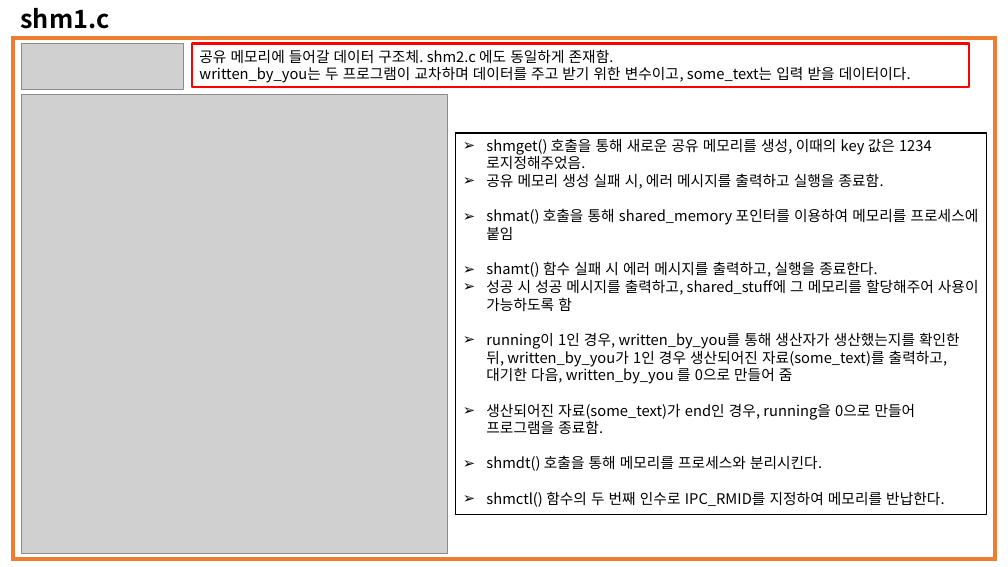
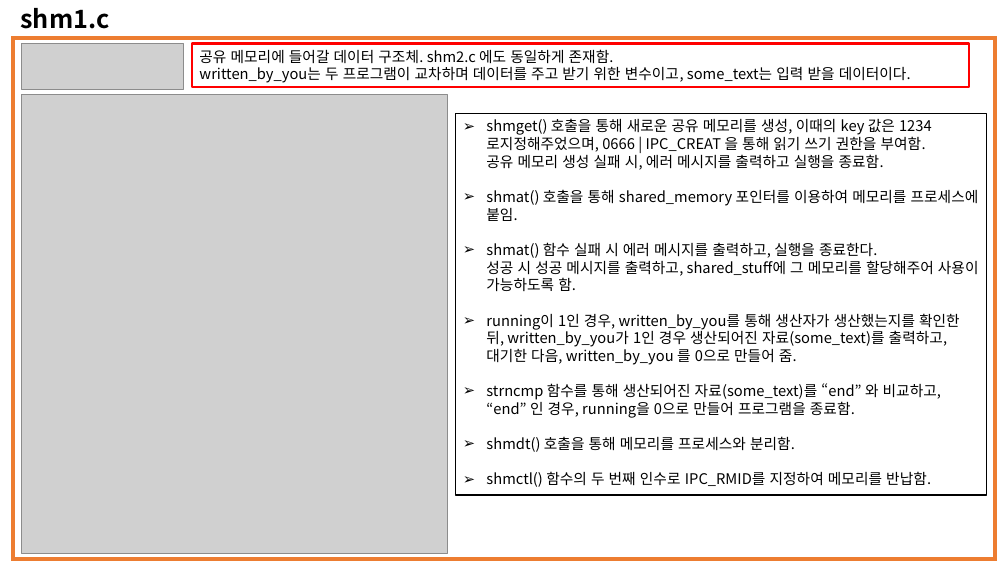
Before and after one commit to dudghks97/OS, a slide deck: slide 9 of 2016305078_최영환_os_report_03.pptx. Drawn at 1008x567 pixels with LibreOffice and Linux fonts; fonts in the diff are those of the drawing; grey boxes stand for pictures. Boxes give left, top, right and bottom in pixels: in the first picture for what was removed or moved away, otherwise in the second. Text is boxed around its words. In the diff, an @@ line names an element or a change of style, - is before the commit and + after.

```diff
--- a/2016305078_최영환_os_report_03.pptx
+++ b/2016305078_최영환_os_report_03.pptx
@@ rectangle "shmget() 호출을 통해 새로운 공유 ...": place and size @@
-rectangle "shmget() 호출을 통해 새로운 공유 ..." at bbox=[455, 133, 987, 515]
+rectangle "shmget() 호출을 통해 새로운 공유 ..." at bbox=[455, 113, 987, 495]
@@ text in rectangle at bbox=[486, 119, 979, 487]: text changed @@
-➢ shmget() 호출을 통해 새로운 공유 메모리를 생성, 이때의 key 값은 1234로지정해주었음.
-➢ 공유 메모리 생성 실패 시, 에러 메시지를 출력하고 실행을 종료함.
-➢ shmat() 호출을 통해 shared_memory 포인터를 이용하여 메모리를 프로세스에 붙임
-➢ shamt() 함수 실패 시 에러 메시지를 출력하고, 실행을 종료한다.
-➢ 성공 시 성공 메시지를 출력하고, shared_stuff에 그 메모리를 할당해주어 사용이 가능하도록 함
-➢ running이 1인 경우, written_by_you를 통해 생산자가 생산했는지를 확인한 뒤, written_by_you가 1인 경우 생산되어진 자료(some_text)를 출력하고, 대기한 다음, written_by_you 를 0으로 만들어 줌
-➢ 생산되어진 자료(some_text)가 end인 경우, running을 0으로 만들어 프로그램을 종료함.
-➢ shmdt() 호출을 통해 메모리를 프로세스와 분리시킨다.
-➢ shmctl() 함수의 두 번째 인수로 IPC_RMID를 지정하여 메모리를 반납한다.
+➢ shmget() 호출을 통해 새로운 공유 메모리를 생성, 이때의 key 값은 1234로지정해주었으며, 0666 | IPC_CREAT 을 통해 읽기 쓰기 권한을 부여함.
+  공유 메모리 생성 실패 시, 에러 메시지를 출력하고 실행을 종료함.
+➢ shmat() 호출을 통해 shared_memory 포인터를 이용하여 메모리를 프로세스에 붙임.
+➢ shmat() 함수 실패 시 에러 메시지를 출력하고, 실행을 종료한다.
+  성공 시 성공 메시지를 출력하고, shared_stuff에 그 메모리를 할당해주어 사용이 가능하도록 함.
+➢ running이 1인 경우, written_by_you를 통해 생산자가 생산했는지를 확인한 뒤, written_by_you가 1인 경우 생산되어진 자료(some_text)를 출력하고, 대기한 다음, written_by_you 를 0으로 만들어 줌.
+➢ strncmp 함수를 통해 생산되어진 자료(some_text)를 “end” 와 비교하고,
+  “end” 인 경우, running을 0으로 만들어 프로그램을 종료함.
+➢ shmdt() 호출을 통해 메모리를 프로세스와 분리함.
+➢ shmctl() 함수의 두 번째 인수로 IPC_RMID를 지정하여 메모리를 반납함.
```
Also in this commit, not shown: 2 other slides changed, 3 other files.
